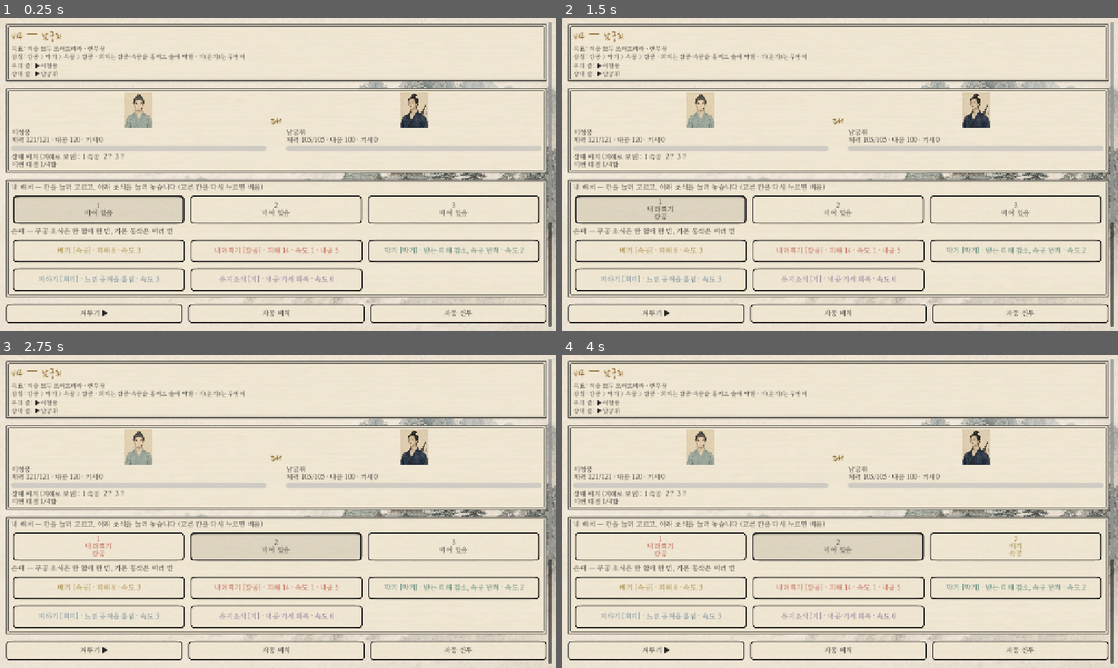
Above: before the commit, frames 1-4 (two rows, left to right).
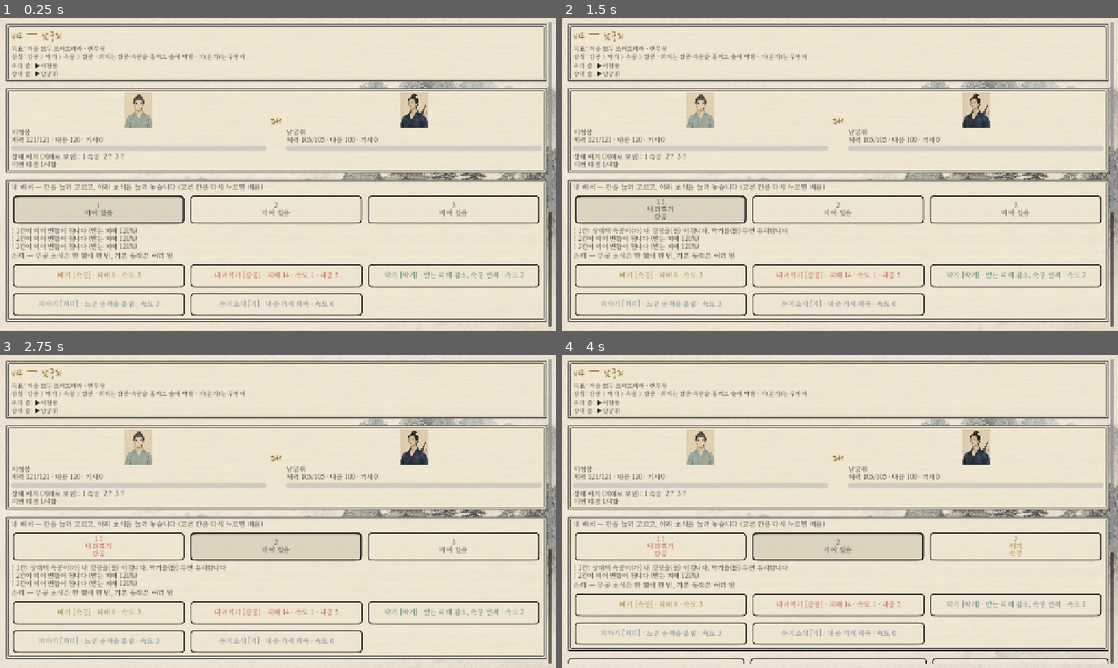
Above: after the commit, the same moments.

Repository: soulfactorx/StrongholdEmpire
Game: Godot game, scene res://scenes/Combat/combat_scene.tscn
Same seed, same stepped clock (60 frames per second), same inputs: the game is played once before the commit and once after it. This scene is started directly instead of the project's main scene.
Inputs:
- Up to frame 1 (0.25 s): no input
- Up to frame 2 (1.5 s): click "내려찍기 [강공] · 피해 14 · 속도 1 · 내공…" at 0.5 s; click "1 내려찍기 강공" (after the commit: "1 ! 내려찍기 강공") at 1.25 s
- Up to frame 3 (2.75 s): click "2 비어 있음" at 2 s
- Up to frame 4 (4 s): click "3 비어 있음" at 2.75 s; click "베기 [속공] · 피해 8 · 속도 3" at 3.5 s

The runs differ from the first frame. In frame 1, 8.9% of the frame differs, in the area x 1-100%, y 62-98%; in frame 2, 9.0%; in frame 3, 9.0%; in frame 4, 9.2%, in the area x 1-100%, y 57-99%.

Commit message:
대결 배치 사전 점검: 빈틈·내공·기세 부족과 불리한 상성을 미리 알림
- DuelRules.plan_warnings: 앞 칸부터 내공·기세 소모를 따져 빈 칸·내공 부족(확실한 빈틈),
  기세 부족·보이는 상대 유형에 지는 칸·운기 과다(주의)를 알린다
- 대결 화면: 배치 아래 경고 줄, 문제 칸 번호 옆 !, 손패에 "이 칸에선 내공 부족" 표시
- 확실한 빈틈이 있으면 [겨루기] 전에 한 번 묻는다 (그래도 겨룬다 / 다시 배치)
- 테스트·도움말·전투 데이터 형식·구현 계획 갱신

Co-Authored-By: Claude Opus 5.5 <noreply@anthropic.com>
Claude-Session: https://claude.ai/code/session_01XbdTiwmV8RT66UTYn7Aesn

Diff:
--- a/scripts/Combat/duel_controller.gd
+++ b/scripts/Combat/duel_controller.gd
@@ -43,6 +43,8 @@
 var log_label: Label
 var log_scroll: ScrollContainer
 var result_label: Label
+## 배치 사전 점검 (빈틈·상성 불리를 겨루기 전에 알려 준다)
+var warning_label: Label
 var confirm_popup: Control
 
 
@@ -120,6 +122,9 @@
 	slot_row = HBoxContainer.new()
 	slot_row.add_theme_constant_override("separation", 6)
 	board.add_child(slot_row)
+	warning_label = _label(board, 15)
+	warning_label.name = "WarningLabel"
+	warning_label.add_theme_color_override("font_color", Color("#9b2c1f"))
 	var hand_title := _label(board, 16)
 	hand_title.text = "손패 — 무공 초식은 한 합에 한 번, 기본 동작은 여러 번"
 	hand_grid = GridContainer.new()
@@ -134,7 +139,7 @@
 	actions.add_theme_constant_override("h_separation", 6)
 	actions.add_theme_constant_override("v_separation", 6)
 	root.add_child(actions)
-	fight_button = _button(actions, "겨루기 ▶", fight)
+	fight_button = _button(actions, "겨루기 ▶", _on_fight_pressed)
 	fight_button.name = "FightButton"
 	auto_fill_button = _button(actions, "자동 배치", auto_fill)
 	auto_fill_button.name = "AutoFillButton"
@@ -293,11 +298,18 @@
 	for child in slot_row.get_children():
 		slot_row.remove_child(child)
 		child.queue_free()
+	var warnings: Array[Dictionary] = plan_warnings()
+	var lines: PackedStringArray = []
+	for warning in warnings:
+		lines.append("! " + warning["text"])
+	warning_label.text = "\n".join(lines)
+	warning_label.visible = not lines.is_empty() and not engine.over
 	for i in plan.size():
 		var card: DuelCard = plan[i]
+		var warned: bool = warnings.any(func(w: Dictionary) -> bool: return w["slot"] == i and card != null)
 		var button := Button.new()
 		button.name = "Slot%d" % i
-		button.text = "%d\n%s" % [i + 1, "%s\n%s" % [card.display_name, card.get_type_name()] if card else "비어 있음"]
+		button.text = "%d%s\n%s" % [i + 1, " !" if warned else "", "%s\n%s" % [card.display_name, card.get_type_name()] if card else "비어 있음"]
 		button.custom_minimum_size = Vector2(0, 72)
 		button.size_flags_horizontal = Control.SIZE_EXPAND_FILL
 		button.toggle_mode = true
@@ -319,7 +331,7 @@
 	for card in friend.cards:
 		var button := Button.new()
 		button.name = "Card_" + card.id
-		button.text = card.describe()
+		button.text = card.describe() + _hand_hint(card)
 		button.autowrap_mode = TextServer.AUTOWRAP_WORD_SMART
 		button.custom_minimum_size = Vector2(0, 60)
 		button.size_flags_horizontal = Control.SIZE_EXPAND_FILL
@@ -384,7 +396,48 @@
 	_refresh()
 
 
+## 지금 배치의 사전 점검 (DuelRules.plan_warnings)
+func plan_warnings() -> Array[Dictionary]:
+	var friend: CombatUnit = engine.current_friend()
+	if friend == null or engine.over:
+		return []
+	return DuelRules.plan_warnings(friend, plan, engine.visible_enemy_types())
+
+
+## 손패 초식을 고른 칸에 놓으면 내공·기세가 모자라는지 미리 알려 준다
+func _hand_hint(card: DuelCard) -> String:
+	if selected_slot < 0 or selected_slot >= plan.size() or engine.current_friend() == null:
+		return ""
+	var trial: Array = plan.duplicate()
+	trial[selected_slot] = card
+	for warning in DuelRules.plan_warnings(engine.current_friend(), trial.slice(0, selected_slot + 1)):
+		if warning["slot"] != selected_slot:
+			continue
+		if warning["text"].contains("내공이 모자라"):
+			return "\n(%d칸에선 내공 부족)" % (selected_slot + 1)
+		if warning["text"].contains("기세"):
+			return "\n(%d칸에선 기세가 모자랄 수 있음)" % (selected_slot + 1)
+	return ""
+
+
 # ── 교전 ──
+
+## [겨루기]: 확실한 빈틈이 있으면 한 번 묻는다
+func _on_fight_pressed() -> void:
+	if _busy or engine.over:
+		return
+	var serious: Array = plan_warnings().filter(func(w: Dictionary) -> bool: return w["serious"])
+	if serious.is_empty():
+		fight()
+		return
+	if confirm_popup == null:
+		confirm_popup = _ConfirmPopup.new()
+		add_child(confirm_popup)
+	var lines: PackedStringArray = []
+	for warning in serious:
+		lines.append("· " + warning["text"])
+	confirm_popup.open("빈틈이 있습니다", "\n".join(lines) + "\n\n그래도 겨룰까요?", fight, "그래도 겨룬다", "다시 배치")
+
 
 ## 지금 배치로 한 합을 겨룬다. 빈 칸은 빈틈이 된다.
 func fight() -> void:
@@ -481,7 +534,7 @@
 		return
 	match event.keycode:
 		KEY_SPACE, KEY_ENTER:
-			fight()
+			_on_fight_pressed()
 		KEY_A:
 			auto_fill()
 		KEY_ESCAPE:
--- a/scripts/Combat/duel_engine.gd
+++ b/scripts/Combat/duel_engine.gd
@@ -213,6 +213,15 @@
 	return result
 
 
+## 보이는 상대 유형 (칸마다 int, 안 보이면 -1): 사전 점검용
+func visible_enemy_types() -> Array:
+	var level: int = reveal_level()
+	var result: Array = []
+	for i in enemy_plan.size():
+		result.append(int(enemy_plan[i].type) if level >= 2 or (level == 1 and i == 0) else -1)
+	return result
+
+
 ## 상대의 버릇 (전에 겨뤄 본 인물만): "첫 칸에 강공을 자주 냄 (3합 중 2번)"
 func habit_text(unit: CombatUnit = null) -> String:
 	if unit == null:
--- a/scripts/Combat/duel_rules.gd
+++ b/scripts/Combat/duel_rules.gd
@@ -230,3 +230,44 @@
 		DuelCard.Type.TRICK:
 			return DuelCard.Type.QUICK
 	return DuelCard.Type.STRIKE
+
+
+## 배치 사전 점검 (초보자의 실수 막기): 칸마다 확실히 빈틈이 되거나 불리한 곳을 알려 준다.
+## unit의 지금 내공·기세에서 앞 칸부터 차례로 소모를 따진다 (운기는 내공·기세를 채운다고 본다. 이겨서 오르는 기세는 셈하지 않는다).
+## enemy_types: 보이는 상대 유형 (칸마다 int, 모르면 -1).
+## 반환: [{slot, serious(확실한 빈틈), text}]
+static func plan_warnings(unit: CombatUnit, plan: Array, enemy_types: Array = []) -> Array[Dictionary]:
+	var result: Array[Dictionary] = []
+	var energy: int = unit.character.internal_energy_current
+	var momentum: int = unit.momentum
+	for i in plan.size():
+		var card: DuelCard = plan[i]
+		if card == null:
+			result.append({"slot": i, "serious": true, "text": "%d칸이 비어 빈틈이 됩니다 (받는 피해 %d%%)" % [i + 1, roundi(GAP_TAKEN * 100)]})
+			continue
+		if card.cost > energy:
+			result.append({"slot": i, "serious": true, "text": "%d칸 「%s」: 내공이 모자라 빈틈이 됩니다 (내공 %d 필요, 이때 %d). 앞 칸에 운기조식을 두세요" % [i + 1, card.display_name, card.cost, energy]})
+		elif card.momentum_cost > momentum:
+			result.append({"slot": i, "serious": false, "text": "%d칸 「%s」: 기세 %d가 필요한데 확실한 기세는 %d입니다. 앞 칸에서 이기지 못하면 빈틈이 됩니다" % [i + 1, card.display_name, card.momentum_cost, momentum]})
+		else:
+			energy -= card.cost
+			momentum -= card.momentum_cost
+		if card.type == DuelCard.Type.FOCUS:
+			energy = mini(unit.character.internal_energy_max, energy + FOCUS_ENERGY + unit.character.wisdom / 2)
+			momentum = mini(MAX_MOMENTUM, momentum + 1)
+		var seen: int = int(enemy_types[i]) if i < enemy_types.size() else -1
+		if seen >= 0:
+			var theirs: DuelCard.Type = seen
+			var mine: DuelCard.Type = card.type
+			if _beats(theirs, mine):
+				result.append({"slot": i, "serious": false, "text": "%d칸: 상대의 %s이(가) 내 %s을(를) 이깁니다. %s을(를) 두면 유리합니다" % [
+					i + 1, DuelCard.TYPE_NAMES[theirs], DuelCard.TYPE_NAMES[mine], DuelCard.TYPE_NAMES[counter_of(theirs)]]})
+	var focus: int = plan.filter(func(c: Variant) -> bool: return c != null and c.type == DuelCard.Type.FOCUS).size()
+	if focus >= 2 and focus * 2 >= plan.size():
+		result.append({"slot": -1, "serious": false, "text": "운기조식이 %d칸입니다. 그 칸들은 무방비라 피해를 %d%% 받습니다" % [focus, roundi(FOCUS_TAKEN * 100)]})
+	return result
+
+
+## 유형 a가 유형 b를 이기는지 (상성 안내용)
+static func _beats(a: DuelCard.Type, b: DuelCard.Type) -> bool:
+	return advantage(DuelCard.make("", "", a, 0), DuelCard.make("", "", b, 0)) == 1
--- a/scripts/Tests/test_combat.gd
+++ b/scripts/Tests/test_combat.gd
@@ -235,6 +235,21 @@
 	var fire: DuelCard = _card(T.STRIKE)
 	fire.element = MartialArtData.FiveElement.FIRE
 	_check(_clash(fire, _card(T.GUARD), "rain")["b"] < _clash(fire, _card(T.GUARD))["b"], "날씨: 비에는 화 초식이 약해짐")
+
+	# 배치 사전 점검: 빈 칸, 내공 부족(앞 칸 운기로 채우면 괜찮음), 기세 부족, 보이는 상대에게 불리한 유형
+	a = _duel_unit("갑")
+	a.character.internal_energy_current = 10
+	var costly: DuelCard = _card(T.STRIKE, 30, 20)
+	var warnings: Array[Dictionary] = DuelRules.plan_warnings(a, [null, costly, costly])
+	_check(warnings.size() == 3 and warnings[0]["serious"] and warnings[1]["text"].contains("내공이 모자라") and warnings[1]["serious"], "사전 점검: 빈 칸과 내공 부족은 확실한 빈틈")
+	warnings = DuelRules.plan_warnings(a, [_card(T.FOCUS, 0), costly, _card(T.GUARD)])
+	_check(warnings.is_empty(), "사전 점검: 앞 칸의 운기로 내공을 채우면 괜찮음")
+	warnings = DuelRules.plan_warnings(a, [finisher, _card(T.GUARD), _card(T.GUARD)])
+	_check(warnings.size() == 1 and not warnings[0]["serious"] and warnings[0]["text"].contains("기세"), "사전 점검: 기세 부족은 주의 (앞 칸에서 이기면 펼침)")
+	warnings = DuelRules.plan_warnings(a, [_card(T.EVADE), _card(T.GUARD), _card(T.QUICK)], [T.TRICK, -1, T.GUARD])
+	_check(warnings.size() == 2 and warnings[0]["text"].contains("술") and warnings[1]["slot"] == 2, "사전 점검: 보이는 상대 유형에 지는 칸")
+	warnings = DuelRules.plan_warnings(a, [_card(T.FOCUS, 0), _card(T.FOCUS, 0), _card(T.GUARD)])
+	_check(warnings.any(func(w: Dictionary) -> bool: return w["slot"] == -1 and w["text"].contains("무방비")), "사전 점검: 운기가 많으면 무방비 경고")
 
 	# 상성 안내와 맞받는 유형
 	_check(DuelRules.advantage(_card(T.STRIKE), _card(T.GUARD)) == 1 and DuelRules.advantage(_card(T.GUARD), _card(T.STRIKE)) == -1, "상성 안내: 강공 > 막기")
@@ -505,8 +520,22 @@
 	c.select_slot(2)
 	c.select_slot(2)
 	_check(c.plan[2] == null, "고른 칸을 다시 누르면 비움")
+	# 사전 점검: 빈 칸이 있으면 알려 주고, 겨루기 전에 한 번 묻는다
+	_check(c.warning_label.visible and c.warning_label.text.contains("3칸이 비어"), "사전 점검: 빈 칸 경고")
+	_unhandled_key(c, KEY_SPACE)
+	_check(c.confirm_popup != null and c.confirm_popup.visible and c.engine.bout_total == 0, "빈틈이 있으면 겨루기 전에 확인")
+	c.confirm_popup._answer(false)
+	_check(c.engine.bout_total == 0, "다시 배치: 겨루지 않음")
+	var broke: CombatUnit = c.engine.current_friend()
+	var energy: int = broke.character.internal_energy_current
+	broke.character.internal_energy_current = 0
+	c.select_slot(2)
+	c._refresh()
+	_check(c.hand_grid.get_node("Card_basic_chop").text.contains("내공 부족"), "손패: 이 칸에선 내공이 모자라는 초식 표시")
+	broke.character.internal_energy_current = energy
 	_unhandled_key(c, KEY_A)
 	_check(not c.plan.has(null), "A·자동 배치: 모든 칸을 채움")
+	_check(c.plan_warnings().all(func(w: Dictionary) -> bool: return not w["serious"]), "자동 배치에는 확실한 빈틈이 없음")
 
 	# 겨루기: 한 합이 지나고 다음 배치를 기다린다
 	_unhandled_key(c, KEY_SPACE)
--- a/scripts/UI/help_screen.gd
+++ b/scripts/UI/help_screen.gd
@@ -194,6 +194,8 @@
     상대도 미리 배치해 두고, 첫 칸부터 서로의 초식을 동시에 펼칩니다. 빈 칸은 빈틈(받는 피해 1.2배)입니다.
     칸을 누르면 그 칸을 고르고, 고른 칸을 다시 누르면 비웁니다. 손패의 초식을 누르면 고른 칸에 놓입니다.
     무공 초식과 합격은 한 합에 한 번, 기본 동작(베기·내려찍기·막기·피하기·운기조식)은 여러 번 놓을 수 있습니다.
+  사전 점검: 배치 아래에 빈 칸, 내공·기세 부족, 보이는 상대 유형에 지는 칸을 알려 주고(칸 번호 옆 !),
+    손패에는 고른 칸에서 내공이 모자라는 초식을 표시합니다. 확실한 빈틈이 있으면 [겨루기] 전에 한 번 묻습니다.
   상성: 강공은 막기를 깨고, 막기는 속공을 줄이고 받아치며, 속공은 강공·술을 끊습니다 (피해 절반).
     회피는 자기보다 느린 강공·속공을 흘리고, 술(암기·독·점혈)은 회피를 읽고 막기를 반쯤 뚫습니다.
     기(운기조식·회복 무공)는 내공과 기세를 모으지만 그 칸은 무방비(받는 피해 1.3배)입니다.
Not shown, changed: docs/구현_계획.md
Not shown, changed: docs/전투_데이터_형식.md
